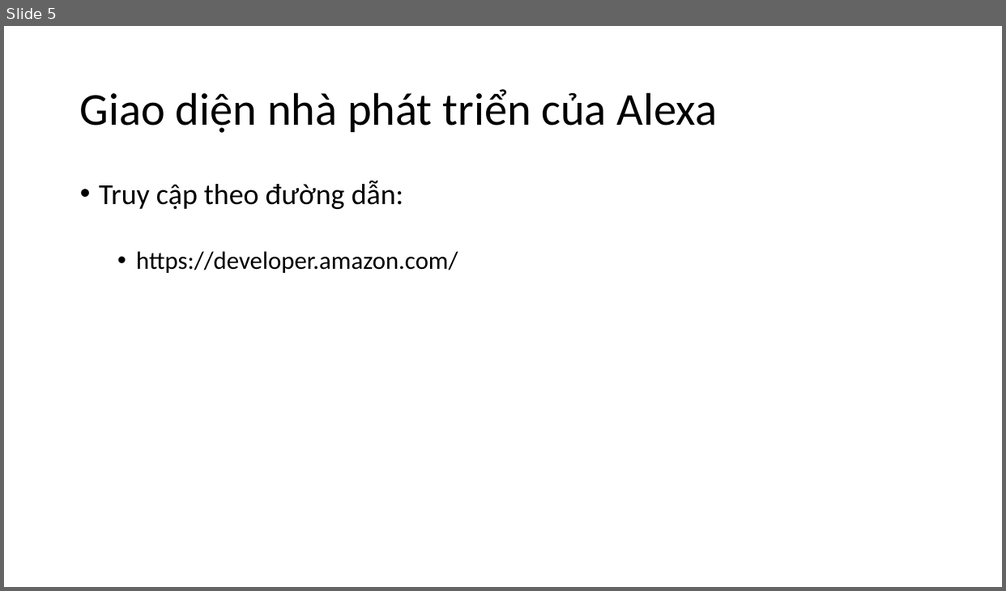
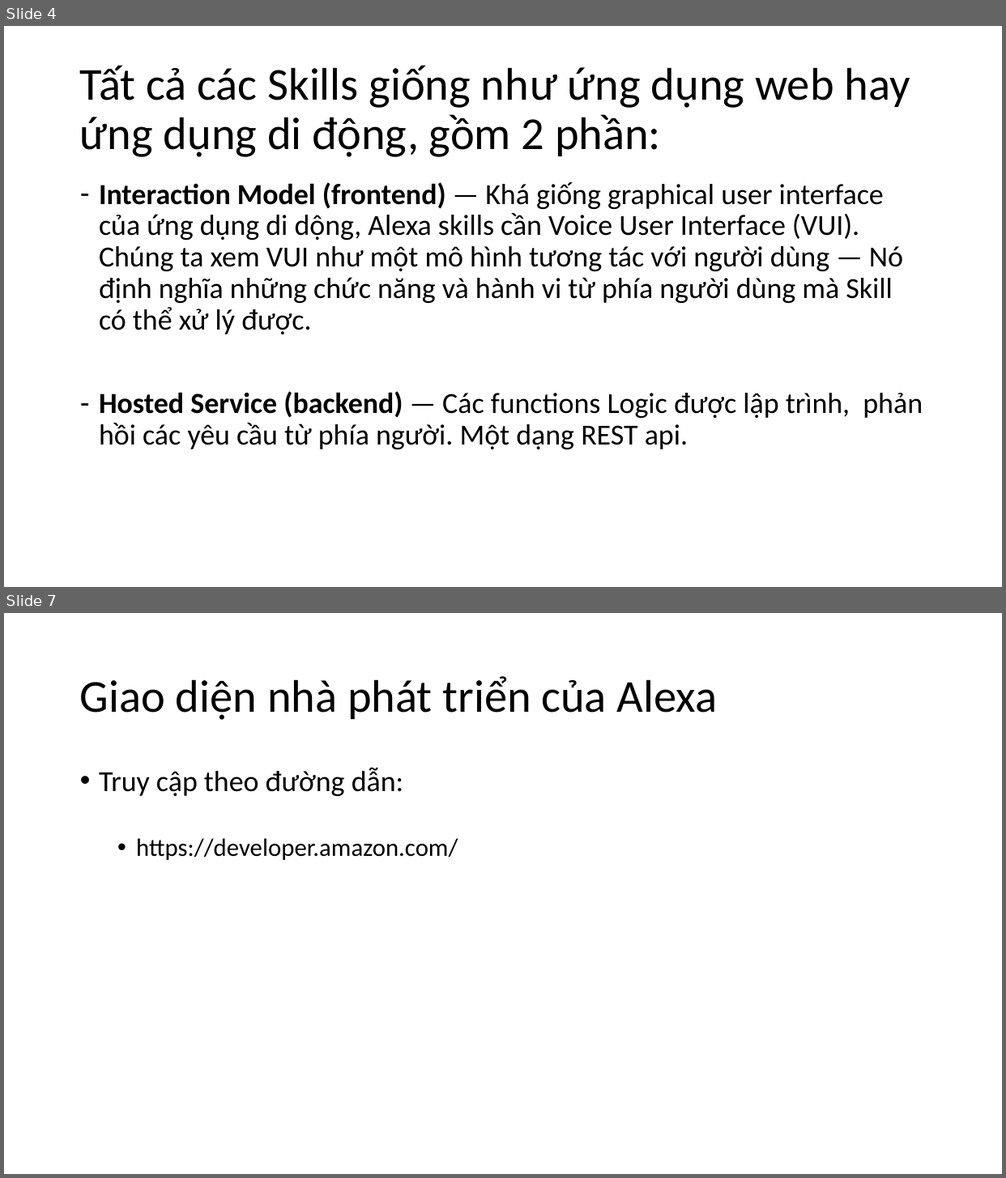
Before and after one commit to Huong-nt/EduMall-KhoaHocIOT, a slide deck: 12. Giới thiệu các bước làm Skill Alexa/Giới thiệu các bước làm Skill Alexa.pptx. Shown one above the other, each under a label of ours: slide 5 before the commit, slides 4 and 7 after it; the slides between them are not shown. The pictures are 1006x591 and 1006x1178 pixels, drawn with LibreOffice and Linux fonts; fonts in the diff are those of the drawing. Boxes give left, top, right and bottom in pixels: in the first picture for what was removed or moved away, otherwise in the second. Text is boxed around its words. In the diff, an @@ line names an element or a change of style, - is before the commit and + after.

```diff
--- a/12. Giới thiệu các bước làm Skill Alexa/Giới thiệu các bước làm Skill Alexa.pptx
+++ b/12. Giới thiệu các bước làm Skill Alexa/Giới thiệu các bước làm Skill Alexa.pptx
@@ slide 4 added at box(4, 26, 1002, 587), background #FFFFFF @@
@@ title added at box(80, 65, 910, 157), 44 pt, text #000000 @@
+Tất cả các Skills giống như ứng dụng web hay ứng dụng di động, gồm 2 phần:
@@ text added at box(99, 182, 923, 450), 28 pt, text #000000 @@
+– Interaction Model (frontend) — Khá giống graphical user interface của ứng dụng di dộng, Alexa skills cần Voice User Interface (VUI). Chúng ta xem VUI như một mô hình tương tác với người dùng — Nó định nghĩa những chức năng và hành vi từ phía người dùng mà Skill có thể xử lý được.
+– Hosted Service (backend) — Các functions Logic được lập trình, phản hồi các yêu cầu từ phía người. Một dạng REST api.
@@ what was slide 5 is now slide 7 @@
```
Also in this commit, not shown: 4 slides changed, 1 other slide added, 3 other files.
